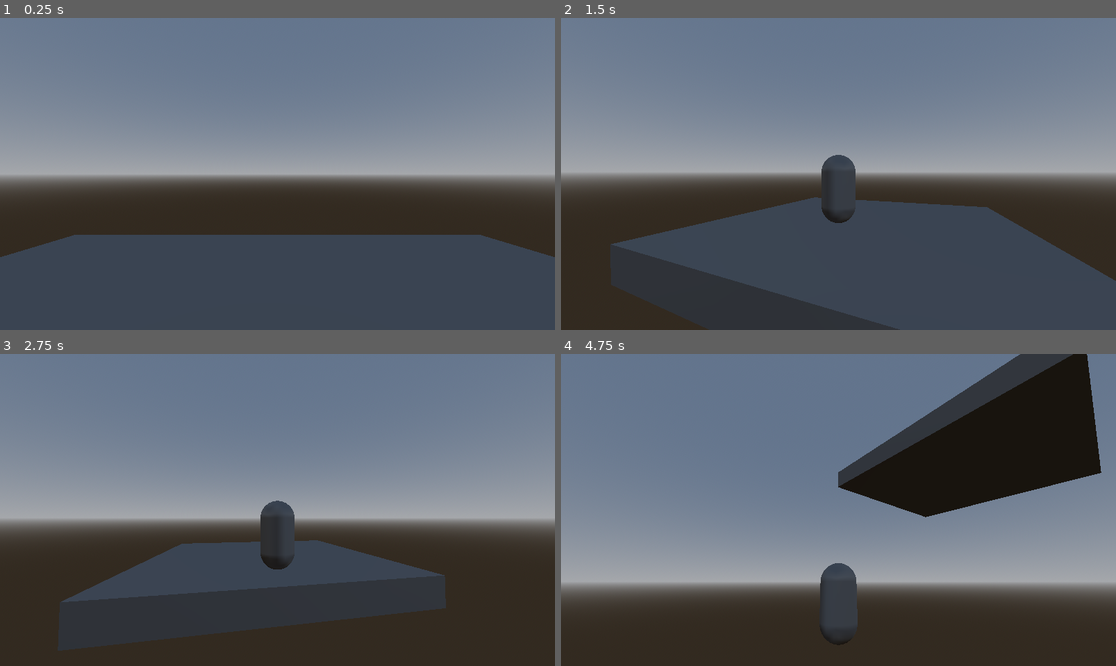
Above: before the commit, frames 1-4 (two rows, left to right).
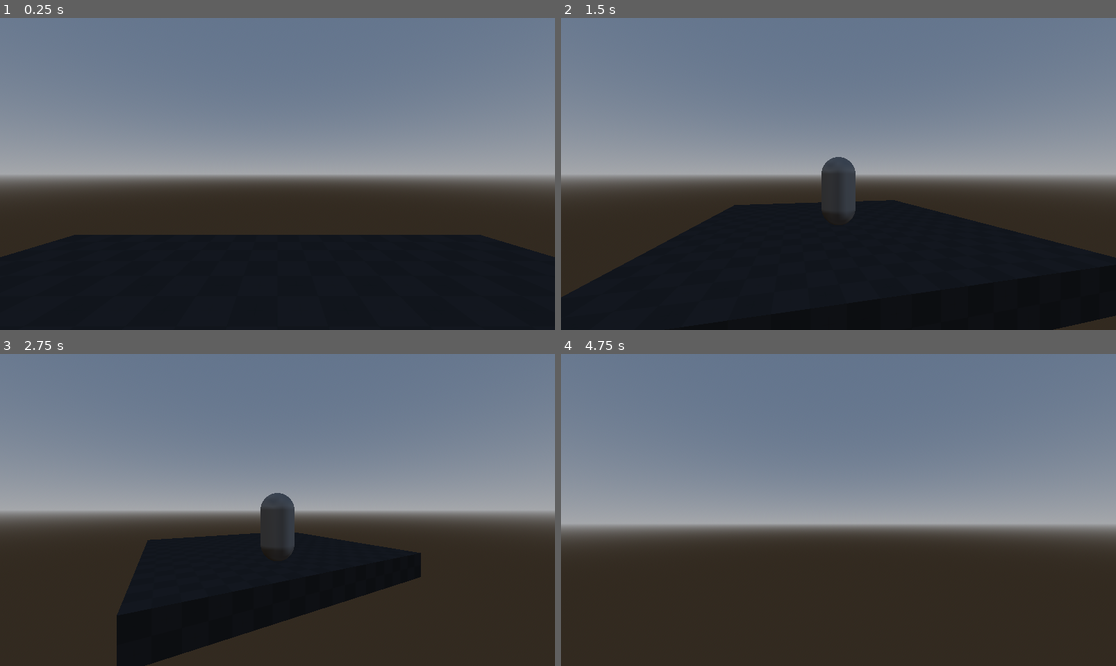
Above: after the commit, the same moments.

Repository: FroggLeo/driving-game
Game: Godot game, scene res://world.tscn
Two runs of this game, one before a commit and one after it. Both use one fixed random seed, a clock stepped at 60 frames per second and the inputs below.
Inputs (mouse positions are in pixels of both pictures, inside the frame that each line leads up to):
- Up to frame 1 (0.25 s): no input
- Up to frame 2 (1.5 s): tap Enter at 0.5 s; move the mouse to (866, 174) at 0.52 s; hold V (switch_camera) 0.53-1.28 s; hold W (move_forward) from 0.53 s (still down); tap Space (jump) at 0.77, 0.8, 1.07, 1.35 s; move the mouse to (810, 174) at 1.27 s
- Up to frame 3 (2.75 s): keep holding W (move_forward); tap Space (jump) at 1.52, 1.82, 2.3 s; tap V (switch_camera) at 1.55 s; move the mouse to (288, 503) at 2.02 s; hold V (switch_camera) from 2.03 s (still down)
- Up to frame 4 (4.75 s): move the mouse to (832, 516) at 2.77 s; release V (switch_camera) at 2.78 s; tap Alt at 2.85 s; tap Space (jump) at 3.02, 3.32, 3.77, 3.8, 4.07, 4.52 s; tap V (switch_camera) at 3.05, 4.35 s; move the mouse to (877, 513) at 3.52 s; tap Shift at 3.6 s; tap Escape (ui_cancel) at 4.15 s; move the mouse to (672, 463) at 4.27 s; release W (move_forward) at 4.28 s; hold A (move_left) from 4.28 s (still down)

The runs differ from the first frame. In frame 1, 30% of the frame differs, in the area x 0-100%, y 69-100%; in frame 2, 34%; in frame 3, 22%; in frame 4, 48%, in the area x 0-100%, y 0-94%.

Commit message:
add prototype floor texture and nonworking code for 3rd person camera

Diff:
--- a/godot_project/player/player.gd
+++ b/godot_project/player/player.gd
@@ -1,32 +1,49 @@
 extends CharacterBody3D
 
 var sensitivity = Global.sensitivity
-var paused = Global.paused
+var first_person = true
 
 # Called when the node enters the scene tree for the first time.
 func _ready():
 	Input.set_mouse_mode(Input.MOUSE_MODE_CAPTURED)
 	$first_person_cam.make_current()
-	paused = false
+	Global.paused = false
 
 # mouse movement code
 func _unhandled_input(event):
 	# release mouse on cancel event
 	if event.is_action_pressed("ui_cancel"):
-		if Input.get_mouse_mode() == Input.MOUSE_MODE_CAPTURED:
+		if Global.paused:
 			# call to pause menu code here
+			if first_person:
+				Input.set_mouse_mode(Input.MOUSE_MODE_CAPTURED)
+			else:
+				Input.set_mouse_mode(Input.MOUSE_MODE_VISIBLE)
+			Global.paused = false
+		else:
 			Input.set_mouse_mode(Input.MOUSE_MODE_VISIBLE)
-			paused = true
-		else:
-			Input.set_mouse_mode(Input.MOUSE_MODE_CAPTURED)
-			paused = false
-	elif event is InputEventMouseMotion and not paused:
+			Global.paused = true
+
+	if Global.paused:
+		return
+
+	# first person camera movement
+	if event is InputEventMouseMotion and first_person:
 		rotation_degrees.y -= event.relative.x * sensitivity
 		$first_person_cam.rotation_degrees.x -= event.relative.y * sensitivity
 		# limits for vertical rotation
 		$first_person_cam.rotation_degrees.x = clamp($first_person_cam.rotation_degrees.x, -80, 80)
-	elif event.is_action_pressed("switch_camera") and not paused:
-		$third_person_spring/third_person_cam.make_current()
+
+	# switch camera
+	if event.is_action_pressed("switch_camera"):
+		if first_person:
+			first_person = false
+			$third_person_spring/third_person_cam.make_current()
+			Input.set_mouse_mode(Input.MOUSE_MODE_VISIBLE)
+		else:
+			first_person = true
+			$first_person_cam.make_current()
+			Input.set_mouse_mode(Input.MOUSE_MODE_CAPTURED)
 
 # Called every frame. 'delta' is the elapsed time since the previous frame.
 # Don't use for tick events, will break game if framerate is not expected
@@ -39,22 +56,24 @@
 	const GRAVITY = 9.81
 	const JUMP_VELOCITY = 2.7
 
-	# more movement code or something
+	# movement code or something
 	var input_direction_2D = Input.get_vector("move_left", "move_right", "move_forward", "move_back")
 	var input_direction_3D = Vector3(input_direction_2D.x, 0.0, input_direction_2D.y)
 	var direction = transform.basis * input_direction_3D
 	direction.y = 0
 	direction = direction.normalized()
 
-	if not paused:
-		velocity.x = direction.x * WALK_SPEED
-		velocity.z = direction.z * WALK_SPEED
+	if Global.paused:
+		return
 
-		if not is_on_floor():
-			velocity.y -= GRAVITY * delta
-		elif Input.is_action_just_pressed("jump"):
-			velocity.y = JUMP_VELOCITY
-		else:
-			velocity.y = 0
+	velocity.x = direction.x * WALK_SPEED
+	velocity.z = direction.z * WALK_SPEED
+
+	if not is_on_floor():
+		velocity.y -= GRAVITY * delta
+	elif Input.is_action_just_pressed("jump"):
+		velocity.y = JUMP_VELOCITY
+	else:
+		velocity.y = 0
 
 	move_and_slide()
--- a/godot_project/player/player.tscn
+++ b/godot_project/player/player.tscn
@@ -13,6 +13,7 @@
 script = ExtResource("1_4flbx")
 
 [node name="first_person_cam" type="Camera3D" parent="."]
+unique_name_in_owner = true
 transform = Transform3D(1, 0, 0, 0, 1, 0, 0, 0, 1, 0, 1.5, 0)
 
 [node name="CollisionShape3D" type="CollisionShape3D" parent="."]
--- a/godot_project/player/third_person_spring.gd
+++ b/godot_project/player/third_person_spring.gd
@@ -1,21 +1,28 @@
 extends SpringArm3D
-
-var sensitivity = Global.sensitivity
-var paused = Global.paused
 
 # Called when the node enters the scene tree for the first time.
 func _ready():
-	Input.set_mouse_mode(Input.MOUSE_MODE_VISIBLE)
+	Input.set_mouse_mode(Input.MOUSE_MODE_CAPTURED)
 
 # Called every frame. 'delta' is the elapsed time since the previous frame.
 #func _process(delta: float) -> void:
 #	pass
 
 func _unhandled_input(event: InputEvent) -> void:
-	if paused:
-		pass
-	elif event is InputEventMouseMotion:
-		rotation_degrees.y -= event.relative.x * sensitivity
-		$third_person_cam.rotation_degrees.x -= event.relative.y * sensitivity
+	if Global.paused:
+		return
+
+	var mouse_pos: Vector2
+	# 3rd person camera rotation code
+	if event.is_action_pressed("move_camera"):
+		mouse_pos = get_viewport().get_mouse_position()
+		Input.set_mouse_mode(Input.MOUSE_MODE_CAPTURED)
+	elif event.is_action_released("move_camera"):
+		Input.set_mouse_mode(Input.MOUSE_MODE_VISIBLE)
+		Input.warp_mouse(mouse_pos)
+
+	if event is InputEventMouseMotion and Input.is_action_pressed("move_camera"):
+		rotation_degrees.y -= event.relative.x * Global.sensitivity
+		rotation_degrees.x -= event.relative.y * Global.sensitivity
 		# limits for vertical rotation
-		$third_person_cam.rotation_degrees.x = clamp($third_person_cam.rotation_degrees.x, -80, 80)
+		rotation_degrees.x = clamp(rotation_degrees.x, -80, 40)
--- a/godot_project/world.tscn
+++ b/godot_project/world.tscn
@@ -1,6 +1,7 @@
-[gd_scene load_steps=8 format=3 uid="uid://7grxhc34xo4f"]
+[gd_scene load_steps=10 format=3 uid="uid://7grxhc34xo4f"]
 
 [ext_resource type="PackedScene" uid="uid://bjkm6ximd4nus" path="res://player/player.tscn" id="1_f3sb7"]
+[ext_resource type="Texture2D" uid="uid://4y8kw5fqwwxu" path="res://addons/kenney_prototype_textures/dark/texture_09.png" id="1_fj7yv"]
 
 [sub_resource type="ProceduralSkyMaterial" id="ProceduralSkyMaterial_f3sb7"]
 
@@ -15,6 +16,11 @@
 
 [sub_resource type="BoxMesh" id="BoxMesh_f3sb7"]
 size = Vector3(10, 1, 10)
+
+[sub_resource type="StandardMaterial3D" id="StandardMaterial3D_f3sb7"]
+albedo_texture = ExtResource("1_fj7yv")
+uv1_triplanar = true
+uv2_triplanar = true
 
 [sub_resource type="BoxShape3D" id="BoxShape3D_fj7yv"]
 size = Vector3(10, 1, 10)
@@ -32,6 +38,7 @@
 transform = Transform3D(1, 0, 0, 0, 1, 0, 0, 0, 1, 0, -1, 0)
 mesh = SubResource("BoxMesh_f3sb7")
 skeleton = NodePath("../..")
+surface_material_override/0 = SubResource("StandardMaterial3D_f3sb7")
 
 [node name="CollisionShape3D" type="CollisionShape3D" parent="floor"]
 transform = Transform3D(1, 0, 0, 0, 1, 0, 0, 0, 1, 0, -1, 0)
Not shown, added: godot_project/addons/kenney_prototype_textures/LICENSE.txt
Binary file added: godot_project/addons/kenney_prototype_textures/dark/texture_01.png
Not shown, added: godot_project/addons/kenney_prototype_textures/dark/texture_01.png.import
Binary file added: godot_project/addons/kenney_prototype_textures/dark/texture_02.png
Not shown, added: godot_project/addons/kenney_prototype_textures/dark/texture_02.png.import
Binary file added: godot_project/addons/kenney_prototype_textures/dark/texture_03.png
Not shown, added: godot_project/addons/kenney_prototype_textures/dark/texture_03.png.import
Binary file added: godot_project/addons/kenney_prototype_textures/dark/texture_04.png
Not shown, added: godot_project/addons/kenney_prototype_textures/dark/texture_04.png.import
Binary file added: godot_project/addons/kenney_prototype_textures/dark/texture_05.png
Not shown, added: godot_project/addons/kenney_prototype_textures/dark/texture_05.png.import
Binary file added: godot_project/addons/kenney_prototype_textures/dark/texture_06.png
(and 145 more such lines)
